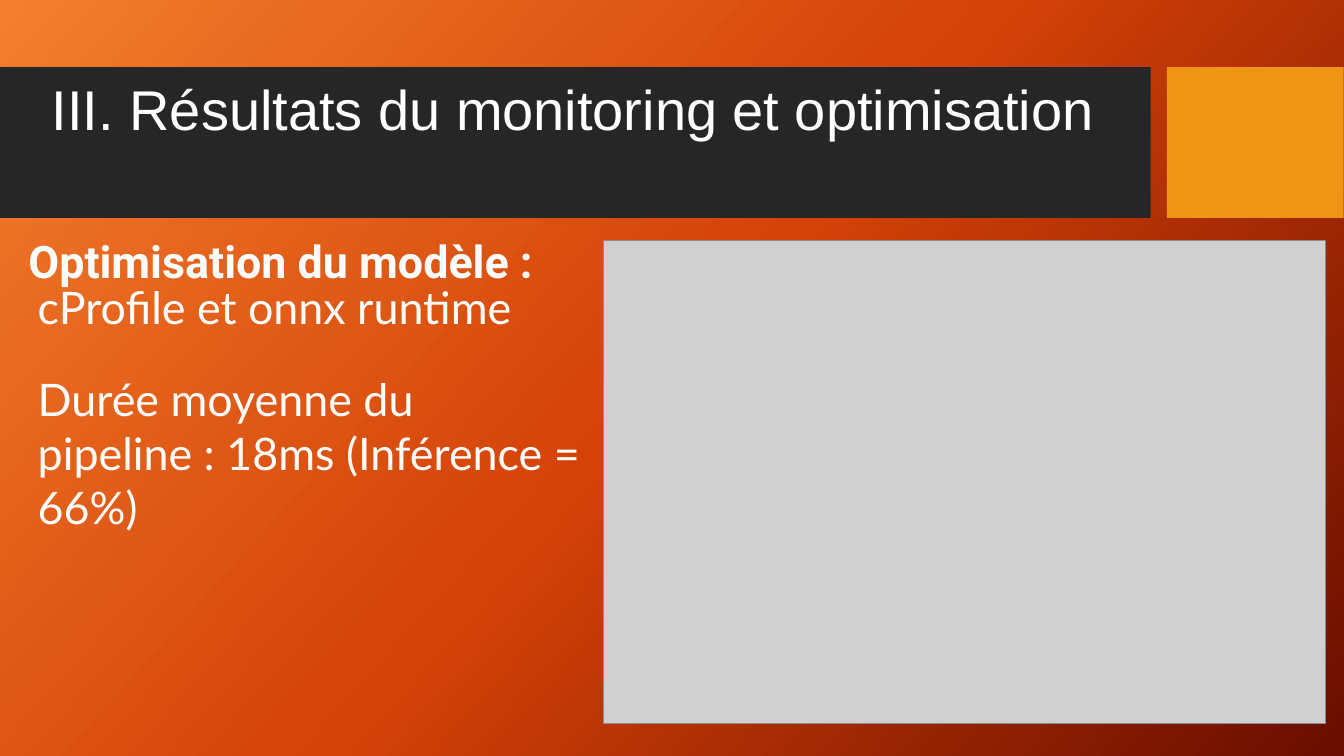
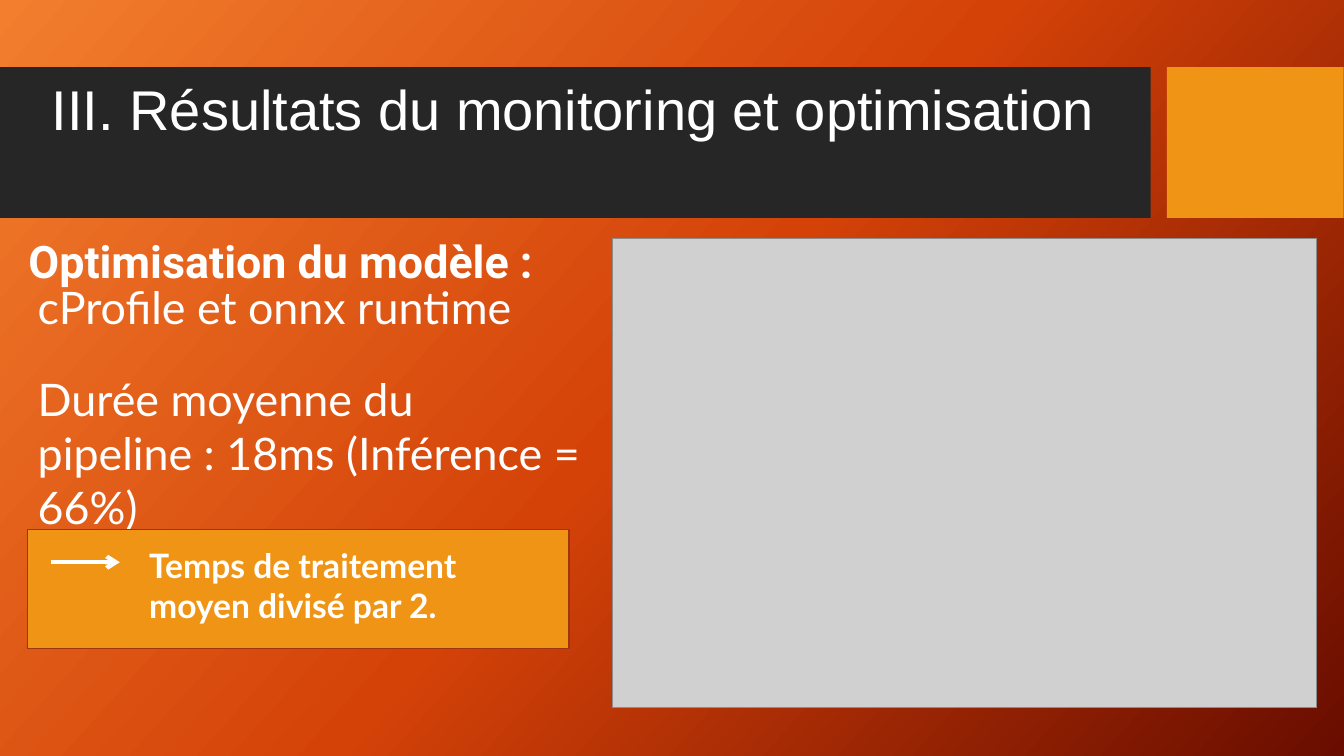
Before and after one commit to JPoitreau/OC-Projet-8, a slide deck: slide 10 of reports/oc-projet-8.pptx (slide 9 before the commit). Drawn at 1344x756 pixels with LibreOffice and Linux fonts; fonts in the diff are those of the drawing; grey boxes stand for pictures; background and template pictures are left out. Boxes give left, top, right and bottom in pixels: in the first picture for what was removed or moved away, otherwise in the second. Text is boxed around its words. In the diff, an @@ line names an element or a change of style, - is before the commit and + after.

```diff
--- a/reports/oc-projet-8.pptx
+++ b/reports/oc-projet-8.pptx
@@ picture: place and size @@
-picture at (603,241,1326,724)
+picture at (612,239,1317,708)
@@ rectangle added at (28,530,570,649), fill #F09415, outline #9D360E 1 pt @@
@@ arrow added from (51, 563) to (120, 563), #FFFFFF 3 pt @@
@@ text added at (149,553,456,624), 24 pt, text #FFFFFF, bold @@
+Temps de traitement moyen divisé par 2.
```
Also in this commit, not shown: 2 other slides changed, 1 slide added.
